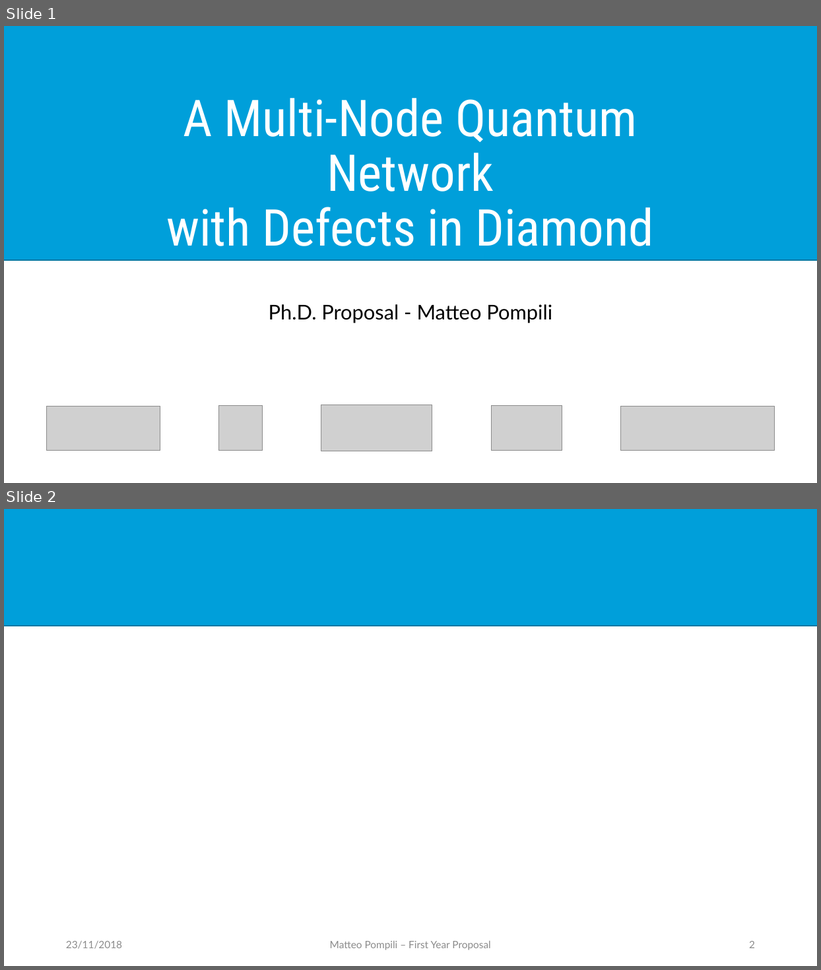
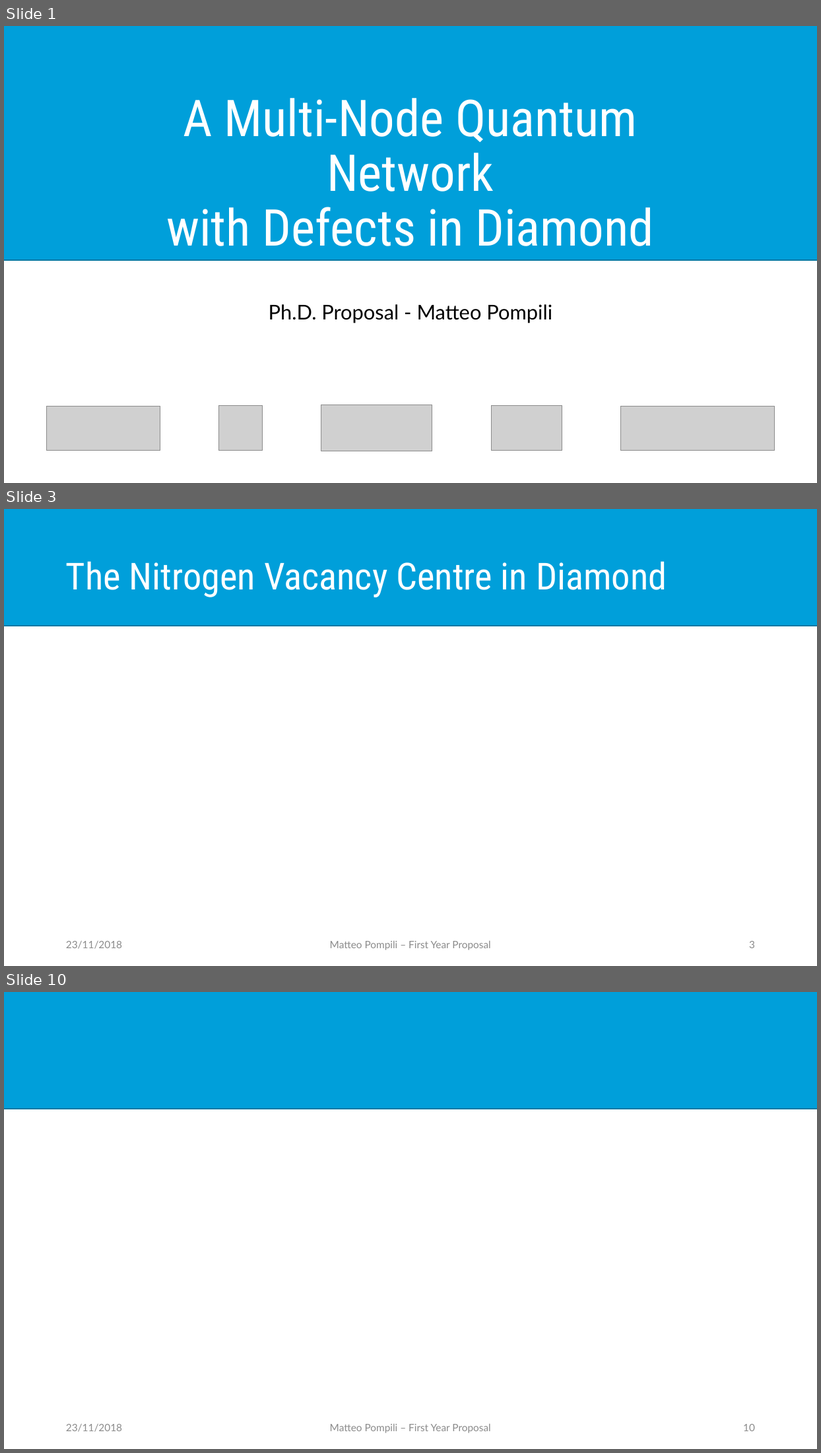
Before and after one commit to matpompili/go-nogo, a slide deck: presentation/Go_NoGo_Presentation.pptx. Shown one above the other, each under a label of ours: slides 1 and 2 before the commit, slides 1, 3 and 10 after it; the slides between them are not shown. The pictures are 821x970 and 821x1453 pixels, drawn with LibreOffice and Linux fonts; fonts in the diff are those of the drawing; grey boxes stand for pictures. Boxes give left, top, right and bottom in pixels: in the first picture for what was removed or moved away, otherwise in the second. Text is boxed around its words. In the diff, an @@ line names an element or a change of style, - is before the commit and + after.

```diff
--- a/presentation/Go_NoGo_Presentation.pptx
+++ b/presentation/Go_NoGo_Presentation.pptx
@@ slide 3 added at (4,509,817,966), background #FFFFFF; not listed: 1 template element that a slide beside it also shows @@
@@ title added at (66,561,667,597), 44 pt, text #FFFFFF @@
+The Nitrogen Vacancy Centre in Diamond
@@ text added at (66,941,122,949), 12 pt, text #8C8C8C @@
+23/11/2018
@@ text added at (330,941,490,951), 12 pt, text #8C8C8C @@
+Matteo Pompili – First Year Proposal
@@ page number added at (749,941,755,949), 12 pt, text #8C8C8C @@
+3
@@ what was slide 2 is now slide 10 @@
@@ page number at (743,1424,755,1432): text changed @@
-2
+10
```
Also in this commit, not shown: 7 other slides added.
